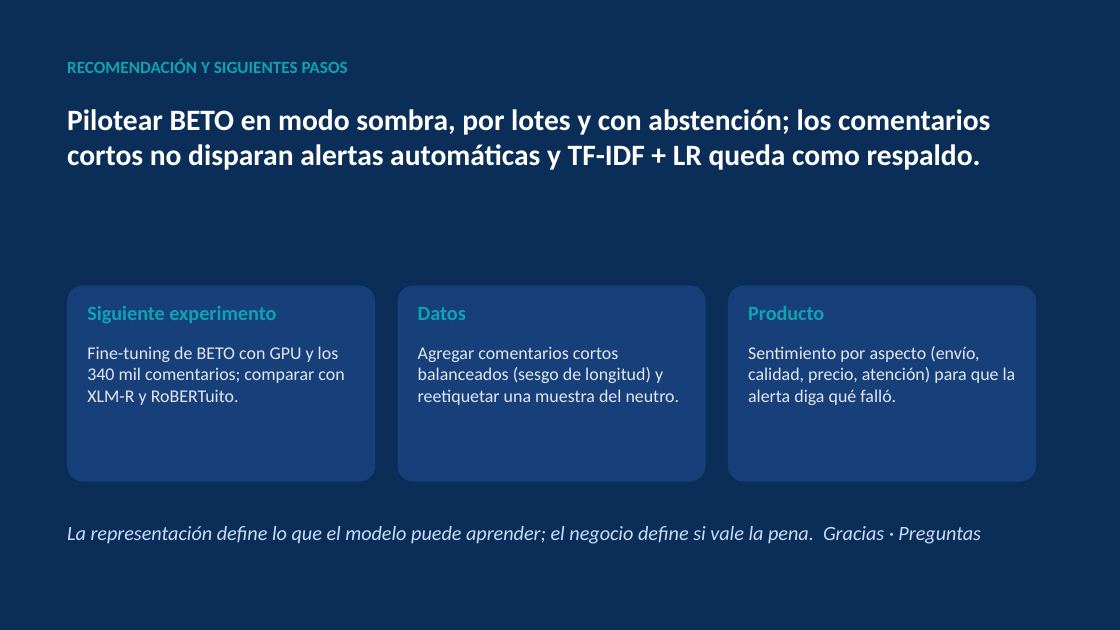
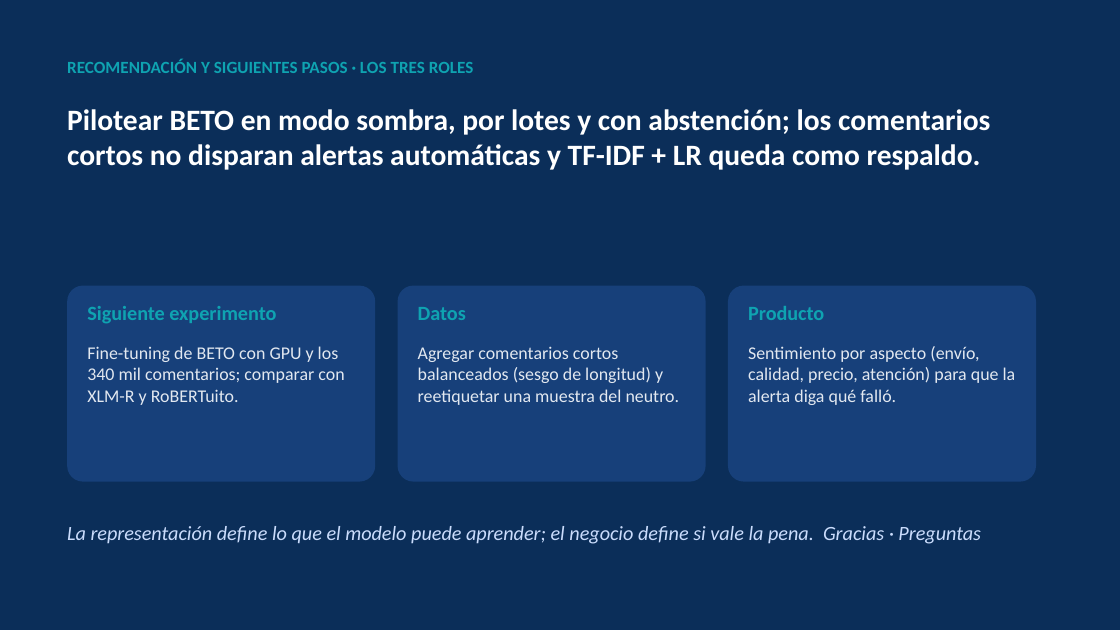
Before and after one commit to pedrogarciar13/proyecto_final_pln, a slide deck: slide 18 of docs/Presentacion_Proyecto_PLN.pptx. Drawn at 1120x630 pixels with LibreOffice and Linux fonts; fonts in the diff are those of the drawing. Boxes give left, top, right and bottom in pixels: in the first picture for what was removed or moved away, otherwise in the second. Text is boxed around its words. In the diff, an @@ line names an element or a change of style, - is before the commit and + after.

```diff
--- a/docs/Presentacion_Proyecto_PLN.pptx
+++ b/docs/Presentacion_Proyecto_PLN.pptx
@@ text at (67,59,474,73): text changed @@
-RECOMENDACIÓN Y SIGUIENTES PASOS
+RECOMENDACIÓN Y SIGUIENTES PASOS · LOS TRES ROLES
```
Also in this commit, not shown: 17 other slides changed, 4 other files.
